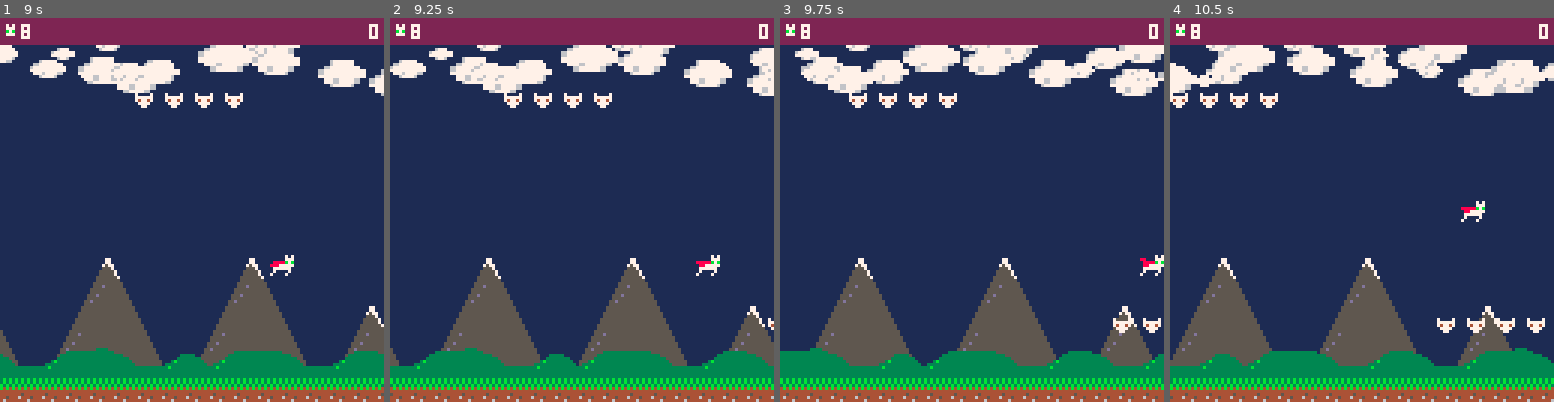
Above: before the commit, frames 1-4 (left to right).
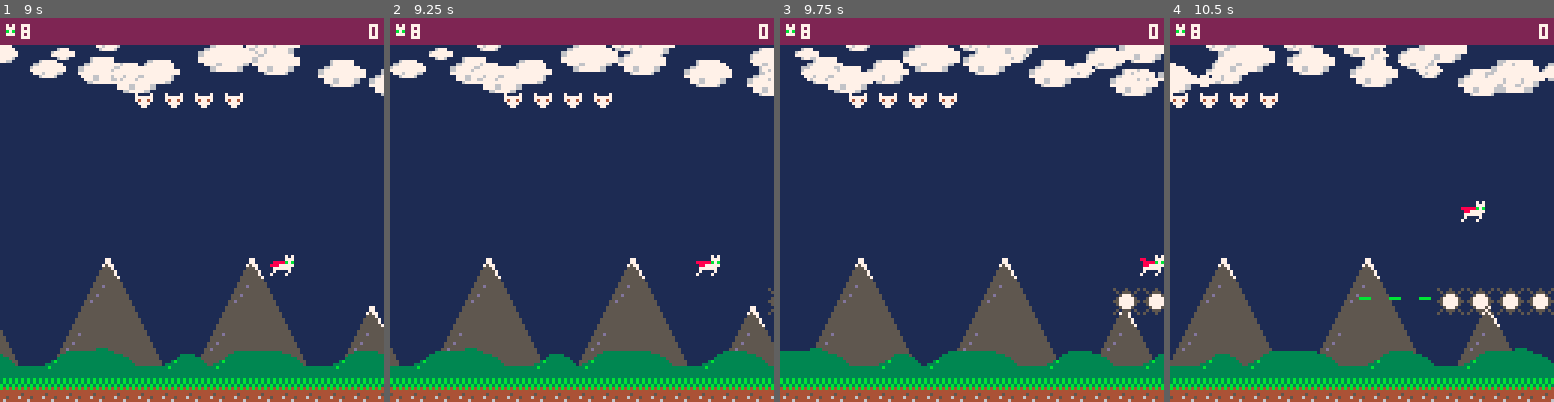
Above: after the commit, the same moments.

Repository: zothynine/picoheads
Game: PICO-8 cartridge catfight.p8
Two runs of this game, one before a commit and one after it. Both use one fixed random seed, a clock stepped at 60 frames per second and the inputs below.
Inputs:
- Up to frame 1 (9 s): tap X (X key) at 0.33, 1.07, 1.85, 2.97, 4.08, 5.2, 6.32, 7.43, 8.55 s; hold Right 1.6-2.1 s; hold Up 2.15-2.42 s; hold Right 2.47-3.03 s; hold Left 3.08-3.58 s; hold Down 3.63-3.97 s; hold Right 4.02-4.68 s; hold Up 4.73-5.03 s; hold Left 5.08-5.68 s; hold Down 5.73-6.03 s; hold Right 6.08-6.58 s; hold Right 6.63-7.13 s; hold Up 7.18-7.45 s; hold Right 7.5-8.07 s; hold Left 8.12-8.62 s; hold Down from 8.67 s (still down)
- Up to frame 2 (9.25 s): release Down at 9 s; hold Right from 9.05 s (still down)
- Up to frame 3 (9.75 s): tap X (X key) at 9.67 s; release Right at 9.72 s
- Up to frame 4 (10.5 s): hold Up 9.77-10.07 s; hold Left from 10.12 s (still down)

Frame 1 is identical in both runs. In frame 2, less than 0.1% of the frame differs, in the area x 98-100%, y 70-82%; in frame 3, 0.8%; in frame 4, 1.8%, in the area x 49-100%, y 70-83%.

Commit message:
Episode 21

Diff:
--- a/catfight.p8
+++ b/catfight.p8
@@ -66,8 +66,9 @@
   shots={}
 
   enemy_types={
-    rat={16,0,6,5},
-    mouse={22,0,6,5}
+    mouse={s={22,0,6,5}},
+    rat={s={16,0,6,5},shots={iv=2}},
+    flea={s={46,0,9,9},shots={iv=1}},
   }
 
   swarms={
@@ -84,25 +85,27 @@
     {
       {tim="0:3:0",
         swarm=swarms.line4,
-        e_type=enemy_types.mouse,
+        e_type=enemy_types.mouse.s,
         path="linear",
         x=127,
         y=25,
         count=#swarms.line4,
         dirty=false,
+        health=2,
         enemies={}},
       {tim="0:6:0",
         swarm=swarms.line4,
-        e_type=enemy_types.mouse,
+        e_type=enemy_types.flea.s,
         path="linear",
         x=127,
-        y=100,
+        y=90,
         count=#swarms.line4,
         dirty=false,
+        shots=enemy_types.flea.shots,
         enemies={}},
       {tim="0:9:0",
         swarm=swarms.line4,
-        e_type=enemy_types.mouse,
+        e_type=enemy_types.mouse.s,
         path="linear",
         x=127,
         y=40,
@@ -111,7 +114,7 @@
         enemies={}},
       {tim="0:9:0",
         swarm=swarms.line4,
-        e_type=enemy_types.mouse,
+        e_type=enemy_types.mouse.s,
         path="linear",
         x=127,
         y=80,
@@ -120,56 +123,55 @@
         enemies={}},
       {tim="0:11:0",
         swarm=swarms.tri_s,
-        e_type=enemy_types.mouse,
+        e_type=enemy_types.mouse.s,
         path="linear",
         x=127,
         y=60,
-        shots={iv=0},
         count=#swarms.tri_s,
         dirty=false,
         enemies={}},
       {tim="0:15:0",
         swarm=swarms.circle,
-        e_type=enemy_types.rat,
+        e_type=enemy_types.rat.s,
         path="linear",
         x=128,
         y=60,
+        shots=enemy_types.rat.shots,
         count=swarms.circle.n,
         dirty=false,
         enemies={}},
       {tim="0:15:0",
         swarm=swarms.line6,
-        e_type=enemy_types.rat,
+        e_type=enemy_types.rat.s,
         path="wave",
         x=128,
         y=30,
-        shots={iv=0},
+        shots=enemy_types.rat.shots,
         count=#swarms.line6,
         dirty=false,
         enemies={}},
       {tim="0:15:0",
         swarm=swarms.line6,
-        e_type=enemy_types.rat,
+        e_type=enemy_types.rat.s,
         path="wave",
         x=128,
         y=90,
-        shots={iv=0},
+        shots=enemy_types.rat.shots,
         count=#swarms.line6,
         dirty=false,
         enemies={}},
       {tim="0:30:0",
         swarm=swarms.line6,
-        e_type=enemy_types.mouse,
+        e_type=enemy_types.mouse.s,
         path="slope",
         x=128,
         y=25,
-        shots={iv=0},
         count=#swarms.line6,
         dirty=false,
         enemies={}},
       {tim="0:36:0",
         swarm=swarms.tri_s,
-        e_type=enemy_types.mouse,
+        e_type=enemy_types.mouse.s,
         path="circle",
         x=128,
         y=40,
@@ -178,7 +180,7 @@
         enemies={}},
       {tim="0:42:0",
         swarm=swarms.stack3,
-        e_type=enemy_types.mouse,
+        e_type=enemy_types.mouse.s,
         path="linear",
         x=128,
         y=60,
@@ -187,20 +189,21 @@
         enemies={}},
       {tim="0:42:30",
         swarm=swarms.stack5,
-        e_type=enemy_types.rat,
+        e_type=enemy_types.rat.s,
         path="linear",
         x=128,
         y=60,
+        shots=enemy_types.rat.shots,
         count=#swarms.stack5,
         dirty=false,
         enemies={}},
       {tim="0:45:0",
         swarm=swarms.circle,
-        e_type=enemy_types.rat,
+        e_type=enemy_types.rat.s,
         path="linear",
         x=128,
         y=60,
-        shots={iv=0},
+        shots=enemy_types.rat.shots,
         count=swarms.circle.n,
         dirty=false,
         enemies={}}
@@ -475,11 +478,15 @@
       for j=#_w.enemies,1,-1 do
         local _e=_w.enemies[j]
         if collision(_shot,_e) then
-          spawn_pwrup(_e.x, _e.y)
-          delete_enemy(_w,_e)
+          if _e.health>1 then
+            _e.health-=1
+          else
+            spawn_pwrup(_e.x, _e.y)
+            delete_enemy(_w,_e)
+            sfx(1)
+            score+=1
+          end
           del(ascii.shots,_shot)
-          sfx(1)
-          score+=1
         end
       end
     end
@@ -528,6 +535,7 @@
         a=0.25-0.003,
         w=6,
         h=5,
+        health=_w.health or 1,
         r=sqrt((_w.x-127)*(_w.x-127)+(127-_w.y)*(127-_w.y))})
     else
       add(_w.enemies, {
@@ -539,6 +547,7 @@
         a=_a,
         w=6,
         h=5,
+        health=_w.health or 1,
         r=sqrt((_w.x-127)*(_w.x-127)+(127-_w.y)*(127-_w.y))})
     end
   end
@@ -612,8 +621,9 @@
       end
 
       if _w.shots then
-        if _w.shots.iv==tim.game.f
-        and _e.x < 128-_e.w then
+        if tim.game.s%_w.shots.iv==0
+          and tim.game.f==0
+          and _e.x < 128-_e.w then
           add(shots,{x=_e.x,y=_e.y+3,w=3,h=1})
         end
       end
@@ -640,7 +650,10 @@
   if _shield and not ascii.collided then
     _shield.lt-=1
     ascii.collided=true
-    if (_shield.lt==0) del(ascii.pwrups,_shield)
+    if _shield.lt==0 then
+      ascii.has_shield=false
+      del(ascii.pwrups,_shield)
+    end
   elseif not ascii.collided then
     ascii.lives-=1
     ascii.collided=true
@@ -772,7 +785,6 @@
 function draw_infobar()
   rectfill(0,0,128,ui_h,2)
   sspr(13,0,3,4,2,2)
-  -- print("🐱:"..ascii.lives,2,2,7)
   print(ascii.lives,7,2,7)
   print_right(score,2,7,1)
 end
@@ -922,15 +934,15 @@
   end
 end
 __gfx__
-00000000000007075000057000070099000066000022000000000000000000000000000000000000000000000000000000000000000000000000000000000000
-00000000dd0007775555557777770988900677600288200000000000000000000000000000000000000000000000000000000000000000000000000000000000
-00700700a8888b7b5855857477479888896777762888820000000000000000000000000000000000000000000000000000000000000000000000000000000000
-00077000988777770555500777709888896777762888820000000000000000000000000000000000000000000000000000000000000000000000000000000000
-00077000077777700055000077000988900677600288200000000000000000000000000000000000000000000000000000000000000000000000000000000000
-00700700070000700000000000000099000066000022000000000000000000000000000000000000000000000000000000000000000000000000000000000000
-00000000700007000000000000000000000000000000000000000000000000000000000000000000000000000000000000000000000000000000000000000000
-00000000000000000000000000000000000000000000000000000000000000000000000000000000000000000000000000000000000000000000000000000000
-00677770000000000000000000000000000000000000000000000000000000000000000000000000000000000000000000000000000000000000000000000000
+00000000000007075000057000070099000066000022005000500050000000000000000000000000000000000000000000000000000000000000000000000000
+00000000dd0007775555557777770988900677600288200505550500000000000000000000000000000000000000000000000000000000000000000000000000
+00700700a8888b7b5855857477479888896777762888820057775000000000000000000000000000000000000000000000000000000000000000000000000000
+00077000988777770555500777709888896777762888820577777500000000000000000000000000000000000000000000000000000000000000000000000000
+00077000077777700055000077000988900677600288205577777550000000000000000000000000000000000000000000000000000000000000000000000000
+00700700070000700000000000000099000066000022000577777500000000000000000000000000000000000000000000000000000000000000000000000000
+00000000700007000000000000000000000000000000000057775000000000000000000000000000000000000000000000000000000000000000000000000000
+00000000000000000000000000000000000000000000000505550500000000000000000000000000000000000000000000000000000000000000000000000000
+00677770000000000000000000000000000000000000005000500050000000000000000000000000000000000000000000000000000000000000000000000000
 06777777000000000000000000000000000000000000000000000000000000000000000000000000000000000000000000000000000000000000000000000000
 67777777700000000000000000000000000000000000000000000000000000000000000000000000000000000000000000000000000000000000000000000000
 77777777700000000000000000000000000000000000000000000000000000000000000000000000000000000000000000000000000000000000000000000000
